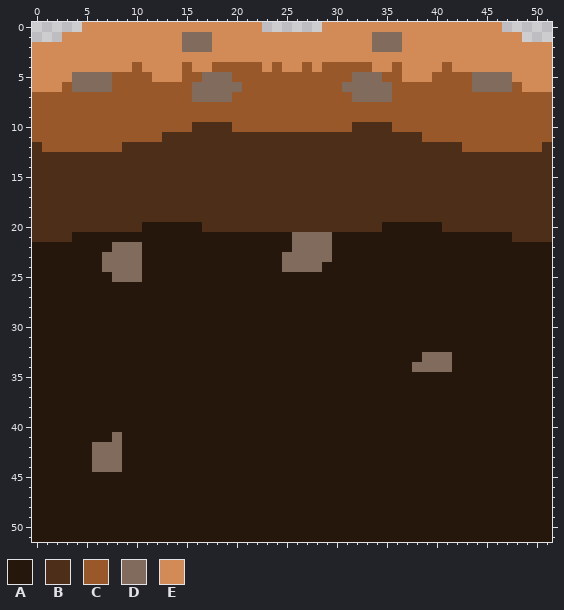
Two versions of one pixel-art sprite, Assets/Animation/Sprites/Tiles/groundtile.png. Above: the version before the commit.
The file is 52x52 pixels.
Palette (. is transparent): A #26170c  B #4d2e18  C #99582a  D #806b5c  E #d28a57
Pixels before (only the part around the change), first column x 0:
 0 .....EEEEEEEEEEEEEEEEEE......EEEEEEEEEEEEEEEEEE.....
 1 ...EEEEEEEEEEEEDDDEEEEEEEEEEEEEEEEDDDEEEEEEEEEEEE...
 2 EEEEEEEEEEEEEEEDDDEEEEEEEEEEEEEEEEDDDEEEEEEEEEEEEEEE
 3 EEEEEEEEEEEEEEEEEEEEEEEEEEEEEEEEEEEEEEEEEEEEEEEEEEEE
 4 EEEEEEEEEECEEEECEECCCCCECEECECCCCCEECEEEECEEEEEEEEEE
 5 EEEEDDDDCCCCEEECCDDDCCCCCCCCCCCCDDDCCEEECCCCDDDDEEEE
 6 EEECDDDDCCCCCCCCDDDDDCCCCCCCCCCDDDDDCCCCCCCCDDDDCEEE
 7 CCCCCCCCCCCCCCCCDDDDCCCCCCCCCCCCDDDDCCCCCCCCCCCCCCCC
 8 CCCCCCCCCCCCCCCCCCCCCCCCCCCCCCCCCCCCCCCCCCCCCCCCCCCC
 9 CCCCCCCCCCCCCCCCCCCCCCCCCCCCCCCCCCCCCCCCCCCCCCCCCCCC
10 CCCCCCCCCCCCCCCCBBBBCCCCCCCCCCCCBBBBCCCCCCCCCCCCCCCC
11 CCCCCCCCCCCCCBBBBBBBBBBBBBBBBBBBBBBBBBBCCCCCCCCCCCCC
12 BCCCCCCCCBBBBBBBBBBBBBBBBBBBBBBBBBBBBBBBBBBCCCCCCCCB
13 BBBBBBBBBBBBBBBBBBBBBBBBBBBBBBBBBBBBBBBBBBBBBBBBBBBB
14 BBBBBBBBBBBBBBBBBBBBBBBBBBBBBBBBBBBBBBBBBBBBBBBBBBBB
15 BBBBBBBBBBBBBBBBBBBBBBBBBBBBBBBBBBBBBBBBBBBBBBBBBBBB
16 BBBBBBBBBBBBBBBBBBBBBBBBBBBBBBBBBBBBBBBBBBBBBBBBBBBB
17 BBBBBBBBBBBBBBBBBBBBBBBBBBBBBBBBBBBBBBBBBBBBBBBBBBBB
18 BBBBBBBBBBBBBBBBBBBBBBBBBBBBBBBBBBBBBBBBBBBBBBBBBBBB
19 BBBBBBBBBBBBBBBBBBBBBBBBBBBBBBBBBBBBBBBBBBBBBBBBBBBB
20 BBBBBBBBBBBAAAAAABBBBBBBBBBBBBBBBBBAAAAAABBBBBBBBBBB
21 BBBBAAAAAAAAAAAAAAAAAAAAAADDDDAAAAAAAAAAAAAAAAAABBBB
22 AAAAAAAADDDAAAAAAAAAAAAAAADDDDAAAAAAAAAAAAAAAAAAAAAA
23 AAAAAAADDDDAAAAAAAAAAAAAADDDDDAAAAAAAAAAAAAAAAAAAAAA
24 AAAAAAADDDDAAAAAAAAAAAAAADDDDAAAAAAAAAAAAAAAAAAAAAAA
25 AAAAAAAADDDAAAAAAAAAAAAAAAAAAAAAAAAAAAAAAAAAAAAAAAAA
26 AAAAAAAAAAAAAAAAAAAAAAAAAAAAAAAAAAAAAAAAAAAAAAAAAAAA
27 AAAAAAAAAAAAAAAAAAAAAAAAAAAAAAAAAAAAAAAAAAAAAAAAAAAA
28 AAAAAAAAAAAAAAAAAAAAAAAAAAAAAAAAAAAAAAAAAAAAAAAAAAAA
29 AAAAAAAAAAAAAAAAAAAAAAAAAAAAAAAAAAAAAAAAAAAAAAAAAAAA
30 AAAAAAAAAAAAAAAAAAAAAAAAAAAAAAAAAAAAAAAAAAAAAAAAAAAA
31 AAAAAAAAAAAAAAAAAAAAAAAAAAAAAAAAAAAAAAAAAAAAAAAAAAAA
32 AAAAAAAAAAAAAAAAAAAAAAAAAAAAAAAAAAAAAAAAAAAAAAAAAAAA
33 AAAAAAAAAAAAAAAAAAAAAAAAAAAAAAAAAAAAAAADDDAAAAAAAAAA
34 AAAAAAAAAAAAAAAAAAAAAAAAAAAAAAAAAAAAAADDDDAAAAAAAAAA
35 AAAAAAAAAAAAAAAAAAAAAAAAAAAAAAAAAAAAAAAAAAAAAAAAAAAA
36 AAAAAAAAAAAAAAAAAAAAAAAAAAAAAAAAAAAAAAAAAAAAAAAAAAAA
37 AAAAAAAAAAAAAAAAAAAAAAAAAAAAAAAAAAAAAAAAAAAAAAAAAAAA
38 AAAAAAAAAAAAAAAAAAAAAAAAAAAAAAAAAAAAAAAAAAAAAAAAAAAA
39 AAAAAAAAAAAAAAAAAAAAAAAAAAAAAAAAAAAAAAAAAAAAAAAAAAAA
40 AAAAAAAAAAAAAAAAAAAAAAAAAAAAAAAAAAAAAAAAAAAAAAAAAAAA
41 AAAAAAAADAAAAAAAAAAAAAAAAAAAAAAAAAAAAAAAAAAAAAAAAAAA
42 AAAAAADDDAAAAAAAAAAAAAAAAAAAAAAAAAAAAAAAAAAAAAAAAAAA
43 AAAAAADDDAAAAAAAAAAAAAAAAAAAAAAAAAAAAAAAAAAAAAAAAAAA
44 AAAAAADDDAAAAAAAAAAAAAAAAAAAAAAAAAAAAAAAAAAAAAAAAAAA
45 AAAAAAAAAAAAAAAAAAAAAAAAAAAAAAAAAAAAAAAAAAAAAAAAAAAA
46 AAAAAAAAAAAAAAAAAAAAAAAAAAAAAAAAAAAAAAAAAAAAAAAAAAAA
47 AAAAAAAAAAAAAAAAAAAAAAAAAAAAAAAAAAAAAAAAAAAAAAAAAAAA
48 AAAAAAAAAAAAAAAAAAAAAAAAAAAAAAAAAAAAAAAAAAAAAAAAAAAA
49 AAAAAAAAAAAAAAAAAAAAAAAAAAAAAAAAAAAAAAAAAAAAAAAAAAAA
50 AAAAAAAAAAAAAAAAAAAAAAAAAAAAAAAAAAAAAAAAAAAAAAAAAAAA
51 AAAAAAAAAAAAAAAAAAAAAAAAAAAAAAAAAAAAAAAAAAAAAAAAAAAA
The same view after the edit:
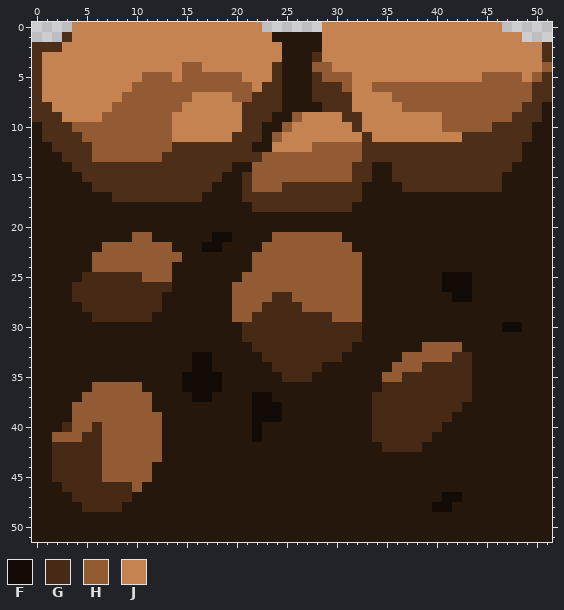
Colours new in this view: F #130b05  G #462a16  H #935b33  J #c68352
Diff:
Changed rows in their new state; - is an unchanged pixel.
first column x 0:
 0 ----JJJJJJJJJJJJJJJJJJJ------JJJJJJJJJJJJJJJJJJ-----
 1 ---BJJJJJJJJJJJJJJJJJJJJAAAAAJJJJJJJJJJJJJJJJJJJJ---
 2 BBBJJJJJJJJJJJJJJJJJJJJJJAAAAJJJJJJJJJJJJJJJJJJJJJJB
 3 BJJJJJJJJJJJJJJJJJJJJJJJJAAABJJJJJJJJJJJJJJJJJJJJJJB
 4 BJJJJJJJJJJJJJJHHJJJJJJJBAAAHHJJJJJJJJJJJJJJJJJJJJJH
 5 BJJJJJJJJJJHHHJHHHHHHJJJBAAABHHHJJJJJJJJJJJJJHHHHJHB
 6 BJJJJJJJJJHHHHHHHHHHHHJBBAAABBBHJJHHHHHHHHHHHHHHHHBB
 7 BJJJJJJJJHHHHHHHJJJJHHBBBAAABBBBJJJJHHHHHHHHHHHHHHBB
 8 BBJJJJJJHHHHHHHJJJJJJBBBBAAAABBBJJJJJHHHHHHHHHHHHBBA
 9 BBBJJJJHHHHHHHJJJJJJJBBBAAHJJJJBBJJJJJJJJHHHHHHHBBBA
10 ABBBHHHHHHHHHHJJJJJJJBBAAHJJJJJJ-JJJJJJJJHHHHHBBBBAA
11 ABBBBHHHHHHHHHJJJJJJ---AHJJJJJJJJ-JJJJJJJJJBBBBBBBAA
12 AABBBBHHHHHHHH--------AAJJJJHHHHH----------BBBBBBAAA
13 AAA---HHHHHHH----------HHHHHHHHHH----------------AAA
14 AAAA----------------AAHHHHHHHHHH--AA------------AAAA
15 AAAAA--------------AA-HHHHHHHHHH--AA-----------AAAAA
16 AAAAAA------------AAA-HHH--------AAAA----------AAAAA
17 AAAAAAAA---------AAAA------------AAAAAAAAAAAAAAAAAAA
18 AAAAAAAAAAAAAAAAAAAAAA----------AAAAAAAAAAAAAAAAAAAA
19 AAAAAAAAAAAAAAAAAAAAAAAAAAAAAAAAAAAAAAAAAAAAAAAAAAAA
20 AAAAAAAAAAA------AAAAAAAAAAAAAAAAAA------AAAAAAAAAAA
21 AAAA------HH------FF----HHHHHHH-----------------AAAA
22 -------HHHHHHH---FF----HHHHHHHHH--------------------
23 ------HHHHHHHHH-------HHHHHHHHHHH-------------------
24 ------HHHHHHHH--------HHHHHHHHHHH-------------------
25 -----GGGGGGHHH-------HHHHHHHHHHHH--------FFF--------
26 ----GGGGGGGGGG------HHHHHHHHHHHHH--------FFF--------
27 ----GGGGGGGGG-------HHHHGGHHHHHHH---------FF--------
28 -----GGGGGGGG-------HHHGGGGHHHHHH-------------------
29 ------GGGGGG--------HHGGGGGGGGHHH-------------------
30 ---------------------GGGGGGGGGGGG--------------FF---
31 ---------------------GGGGGGGGGGGG-------------------
32 ----------------------GGGGGGGGGG-------HHHH---------
33 ----------------FF-----GGGGGGGG------HHHHHGG--------
34 ----------------FF------GGGGG-------HHHGGGGG--------
35 ---------------FFFF------GGG-------HHGGGGGGG--------
36 ------HHHHH----FFFF----------------GGGGGGGGG--------
37 -----HHHHHHH----FF----FF----------GGGGGGGGGG--------
38 ----HHHHHHHH----------FFF---------GGGGGGGGG---------
39 ----HHHHHHHHH---------FFF---------GGGGGGGG----------
40 ---GHHGHHHHHH---------F-----------GGGGGGG-----------
41 --HHHGGHHHHHH---------F-----------GGGGGG------------
42 --GGGGGHHHHHH----------------------GGGG-------------
43 --GGGGGHHHHHH---------------------------------------
44 --GGGGGHHHHH----------------------------------------
45 --GGGGGHHHHH----------------------------------------
46 ---GGGGGGGH-----------------------------------------
47 ----GGGGGG-------------------------------FF---------
48 -----GGGG-------------------------------FF----------
Where, in picture pixels (left, top, right, bottom), the same in both pictures:
changed: (32, 22, 552, 512)
